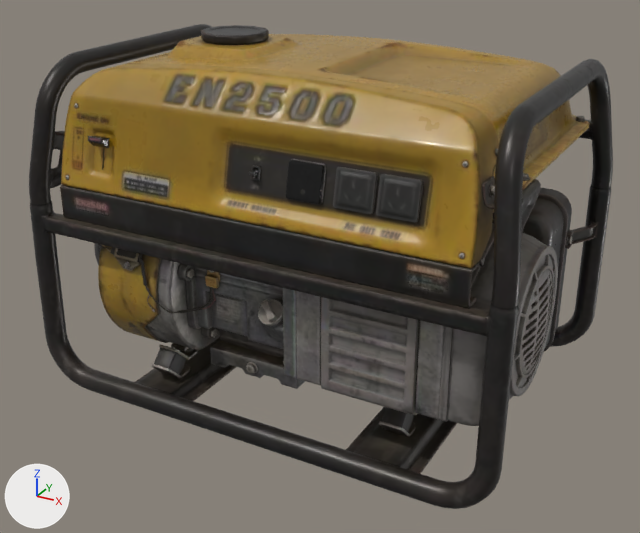
The glTF model fps/assets/models/portable_generator.glb: old version first, new version second.
Before and after are seen from a 50 mm camera at (0.66, -1.228, 0.805) aimed at (0.004, -0.035, 0.209). Lighting does not change. The marker at lower left points along +X, +Y and +Z. The first picture is the older version. Where no turn or scale is listed for an object, it has been applied to the vertices. Vertices at exactly the same position are counted once.

Objects in the first picture: 'portable_generator' and 2 more.
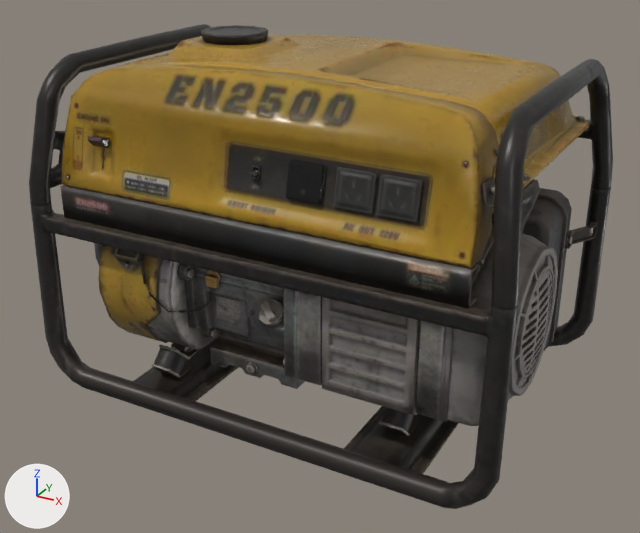
Where the newer file only moved an object's origin or applied its transform, the numbers keep the older frame.

Boxes [x1, y1, x2, y2] around the edits, measured in the pictures (640 x 533 px):
part 1 of me_cube_023, cut back
    before: [29, 25, 613, 509]

The change, as a list of edits to the scene's bpy script:
```text
Change me_cube_023:
    used by ob_portable_generator; location = (-0.005, 0.0, 0.289)
    remove me_cube_023.from_pydata(...)  # 14643 vertices, 26238 faces; spans x -0.409..0.409, y -0.282..0.282, z -0.288..0.288
    add me_cube_023.from_pydata(...)  # 6227 vertices, 10460 faces; spans x -0.409..0.408, y -0.282..0.282, z -0.287..0.288
    me_cube_023 part 1: 4 vertices moved within x -0.195..0.376, y -0.249..-0.176, z -0.114..0.141; 8396 vertices removed from x -0.408..0.409, y -0.282..0.282, z -0.288..0.287
    other edits to the shape of me_cube_023 do not show in these pictures
```
